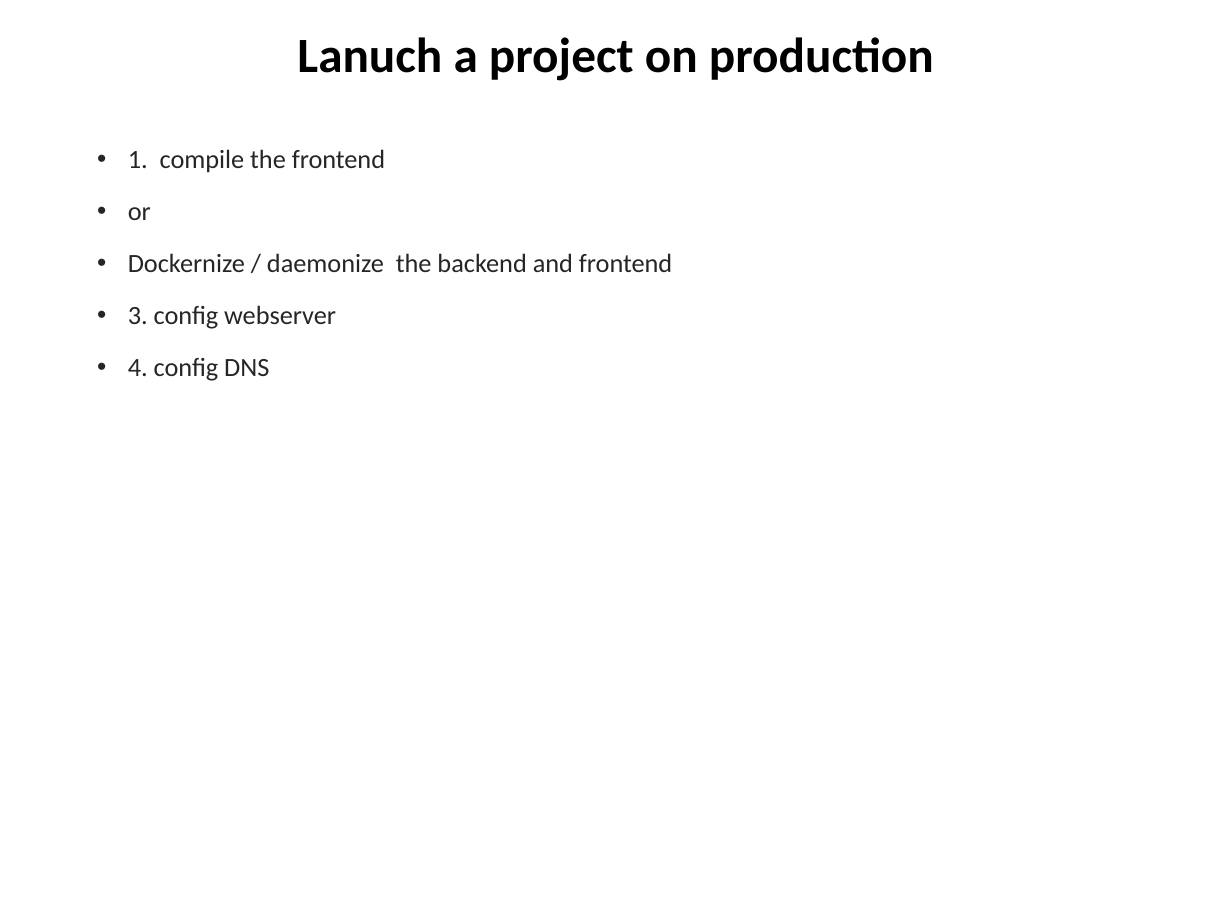
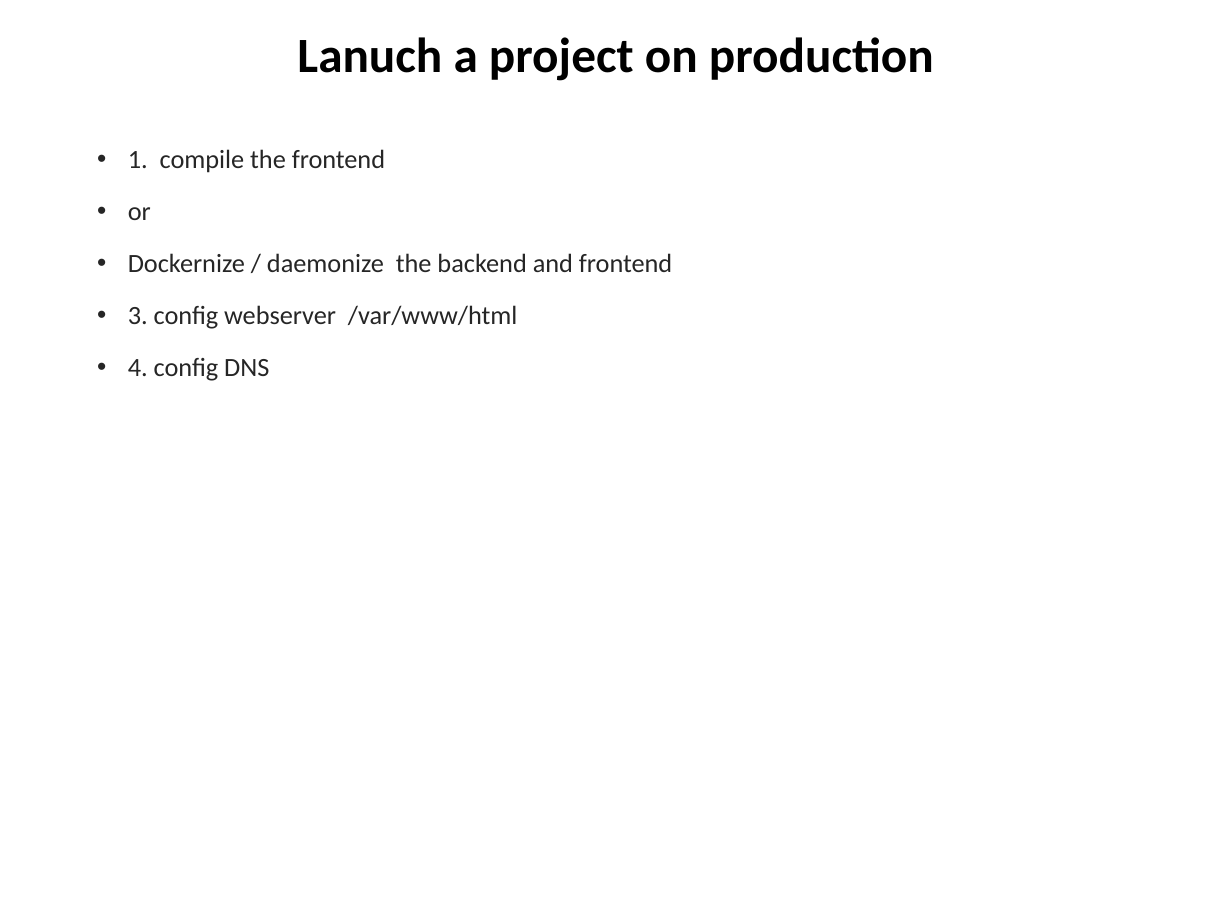
Before and after one commit to chuacw/SGUS-Slides, a slide deck: slide 4 of BCI - Day15 - Webpack http server and production.pptx. Drawn at 1232x924 pixels with LibreOffice and Linux fonts; fonts in the diff are those of the drawing. Boxes give left, top, right and bottom in pixels: in the first picture for what was removed or moved away, otherwise in the second. Text is boxed around its words. In the diff, an @@ line names an element or a change of style, - is before the commit and + after.

```diff
--- a/BCI - Day15 - Webpack http server and production.pptx
+++ b/BCI - Day15 - Webpack http server and production.pptx
@@ text at <box>128,305,518,329</box>: text changed @@
-• 3. config webserver
+• 3. config webserver /var/www/html
```
Also in this commit, not shown: 3 other files.
